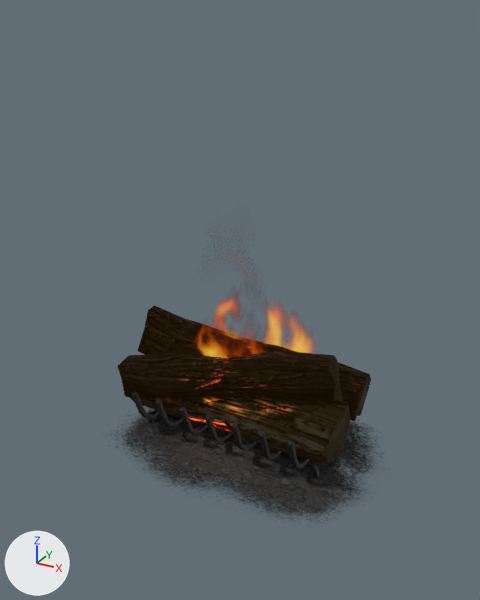
The glTF model assets/models/fireplace_fire.glb as it was, and as the next commit left it.
Both versions are drawn from a 50 mm lens placed at (0.73, -1.361, 1.101), pointed at (0.004, -0.042, 0.442). The lights are fixed; the arrows at lower left show +X, +Y and +Z. Where no turn or scale is listed for an object, it has been applied to the vertices.

The first picture shows 'Ashes_Ashes_0', 'Feu01_Animation_0', 'Log Grate_Log grate_0', 'Logs_Logs_0'.
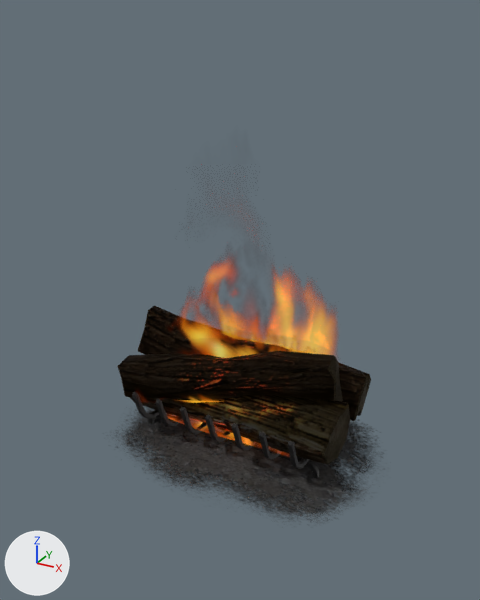
ob_feu01 is not drawn itself; it is the parent of ob_feu01_animation_0.

Where the change shows, as pixel boxes [x1, y1, x2, y2] in the pictures (480 x 600 px):
'Logs_Logs_0', surface changed
    both: [119, 306, 360, 463]
'Feu01_Animation_0', rescaled
    before: [199, 299, 312, 402]
    after: [169, 262, 335, 446]

What changed in the scene script:
```text
Change mat_logs:
    where n0 = _N.new('ShaderNodeBsdfPrincipled'); n0.name = 'Principled BSDF'
    n0.inputs[28].default_value: 10.0 -> 1.0  # 'Emission Strength'
Change ob_feu01:
    ob_feu01.scale: (0.752, 0.752, 0.752) -> (1.0, 1.0, 1.0)
```
